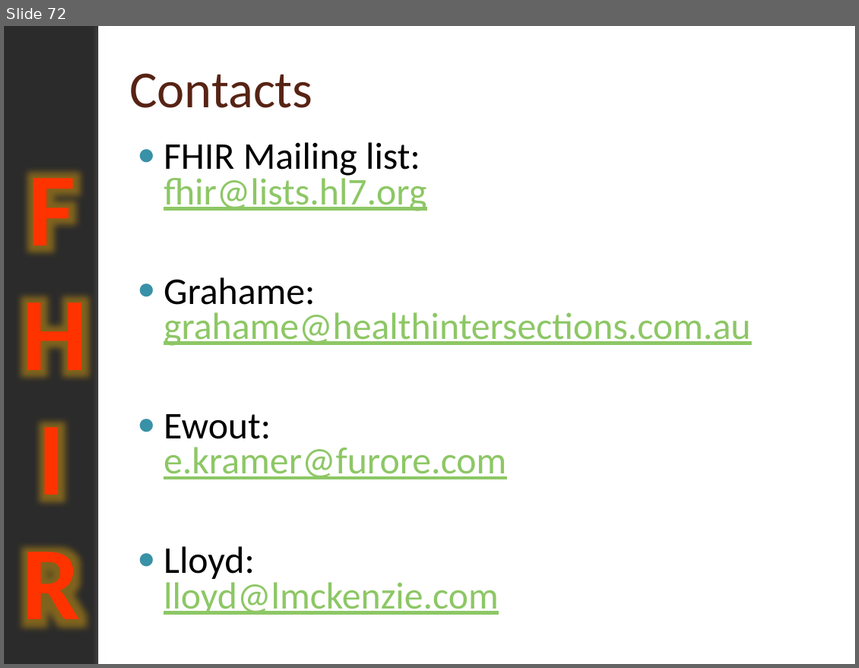
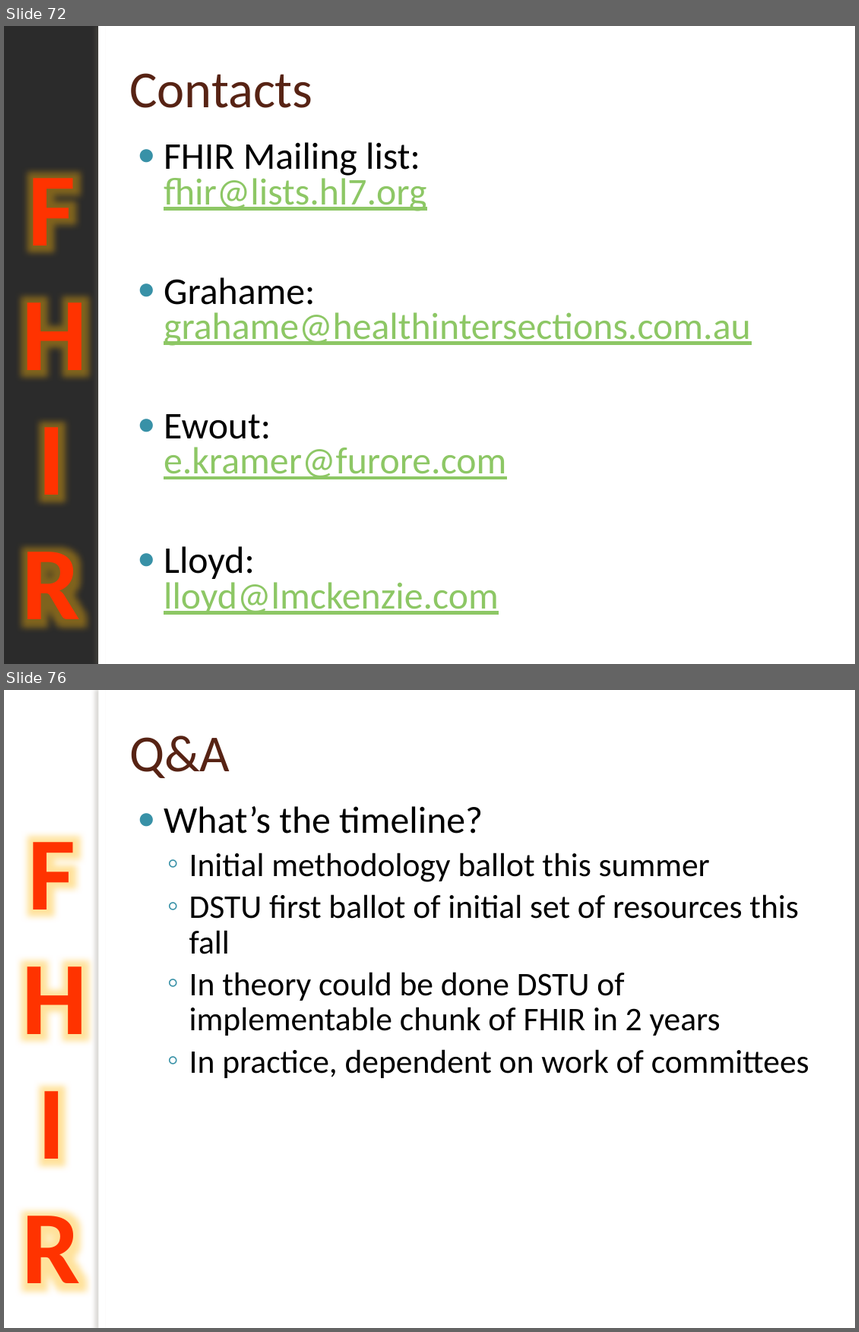
Before and after one commit to vista-novo/fhir, a slide deck: presentations/2012-May WGM Tutorials/201205 WGM Introduction to FHIR.pptx. Shown one above the other, each under a label of ours: slide 72 before the commit, slides 72 and 76 after it; the slides between them are not shown. The pictures are 859x668 and 859x1332 pixels, drawn with LibreOffice and Linux fonts; fonts in the diff are those of the drawing; background and template pictures are left out; a plain dark background stands for a picture behind light text. Boxes give left, top, right and bottom in pixels: in the first picture for what was removed or moved away, otherwise in the second. Text is boxed around its words. In the diff, an @@ line names an element or a change of style, - is before the commit and + after.

```diff
--- a/presentations/2012-May WGM Tutorials/201205 WGM Introduction to FHIR.pptx
+++ b/presentations/2012-May WGM Tutorials/201205 WGM Introduction to FHIR.pptx
@@ slide 76 added at <box>4,690,855,1328</box>, background picture (left out); not listed: 2 template elements that a slide beside it also shows @@
@@ title added at <box>129,736,230,778</box>, 44 pt, text #572314 @@
+Q&A
@@ text added at <box>164,806,810,1078</box>, 28 pt, text #000000 @@
+● What’s the timeline?
+  ◦ Initial methodology ballot this summer
+  ◦ DSTU first ballot of initial set of resources this fall
+  ◦ In theory could be done DSTU of implementable chunk of FHIR in 2 years
+  ◦ In practice, dependent on work of committees
```
Also in this commit, not shown: 5 slides changed, 8 other slides added, 1 other file.
